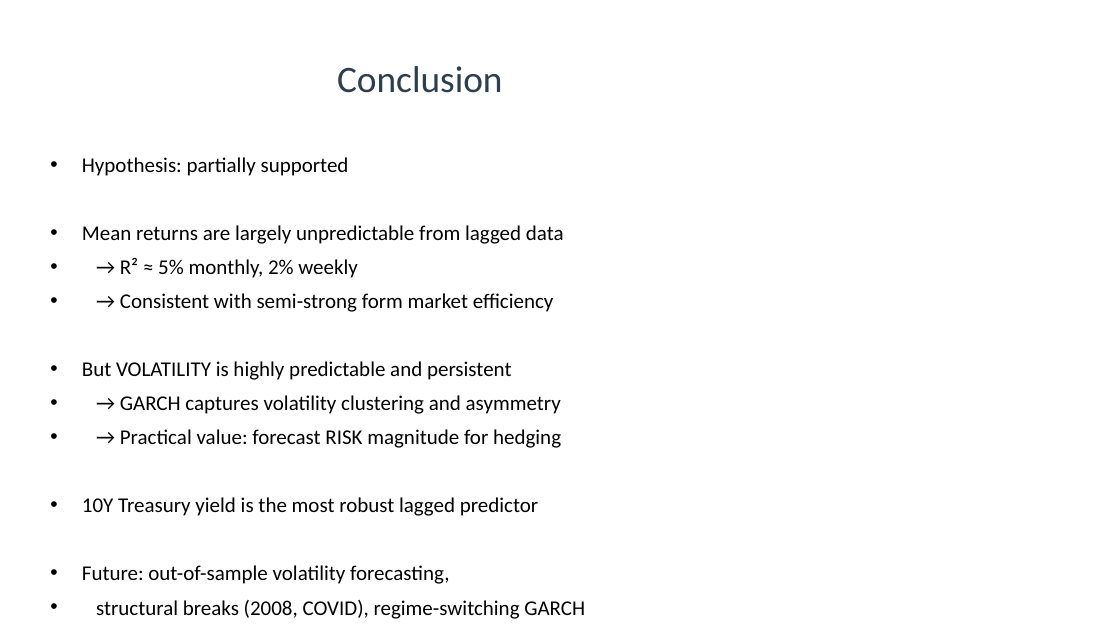
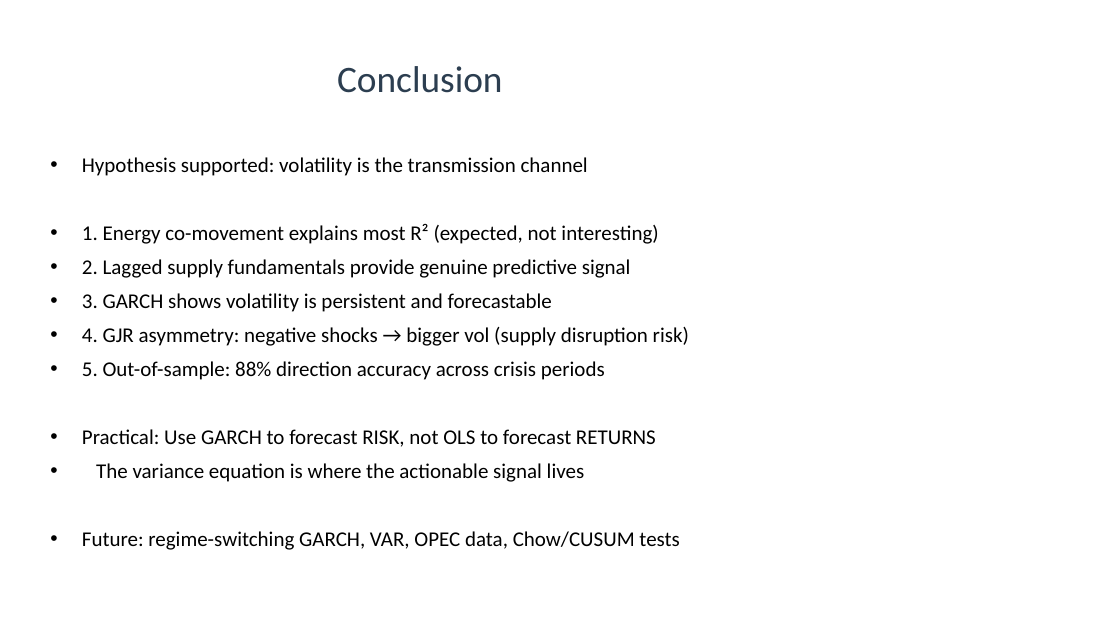
Before and after one commit to ryanfitzbc/fluffy-zebra, a slide deck: slide 9 of presentation_outline.pptx (slide 8 before the commit). Drawn at 1120x630 pixels with LibreOffice and Linux fonts; fonts in the diff are those of the drawing. Boxes give left, top, right and bottom in pixels: in the first picture for what was removed or moved away, otherwise in the second. Text is boxed around its words. In the diff, an @@ line names an element or a change of style, - is before the commit and + after.

```diff
--- a/presentation_outline.pptx
+++ b/presentation_outline.pptx
@@ text at <box>82,157,689,550</box>: text changed @@
-• Hypothesis: partially supported
-• Mean returns are largely unpredictable from lagged data
-• → R² ≈ 5% monthly, 2% weekly
-• → Consistent with semi-strong form market efficiency
-• But VOLATILITY is highly predictable and persistent
-• → GARCH captures volatility clustering and asymmetry
-• → Practical value: forecast RISK magnitude for hedging
-• 10Y Treasury yield is the most robust lagged predictor
-• Future: out-of-sample volatility forecasting,
-• structural breaks (2008, COVID), regime-switching GARCH
+• Hypothesis supported: volatility is the transmission channel
+• 1. Energy co-movement explains most R² (expected, not interesting)
+• 2. Lagged supply fundamentals provide genuine predictive signal
+• 3. GARCH shows volatility is persistent and forecastable
+• 4. GJR asymmetry: negative shocks → bigger vol (supply disruption risk)
+• 5. Out-of-sample: 88% direction accuracy across crisis periods
+• Practical: Use GARCH to forecast RISK, not OLS to forecast RETURNS
+• The variance equation is where the actionable signal lives
+• Future: regime-switching GARCH, VAR, OPEC data, Chow/CUSUM tests
```
Also in this commit, not shown: 5 other slides changed, 3 slides added, 2 slides removed, 5 other files.
